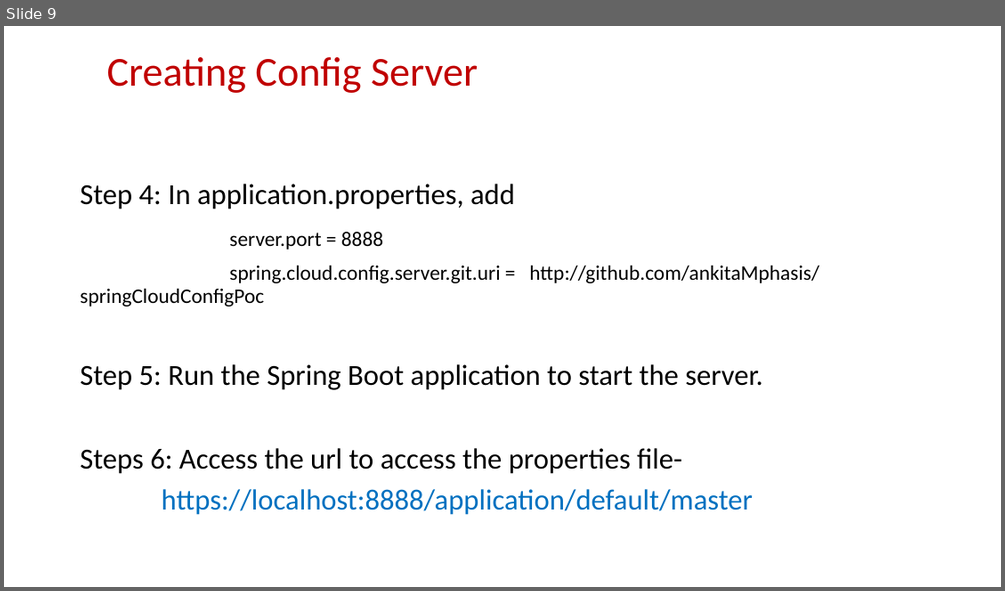
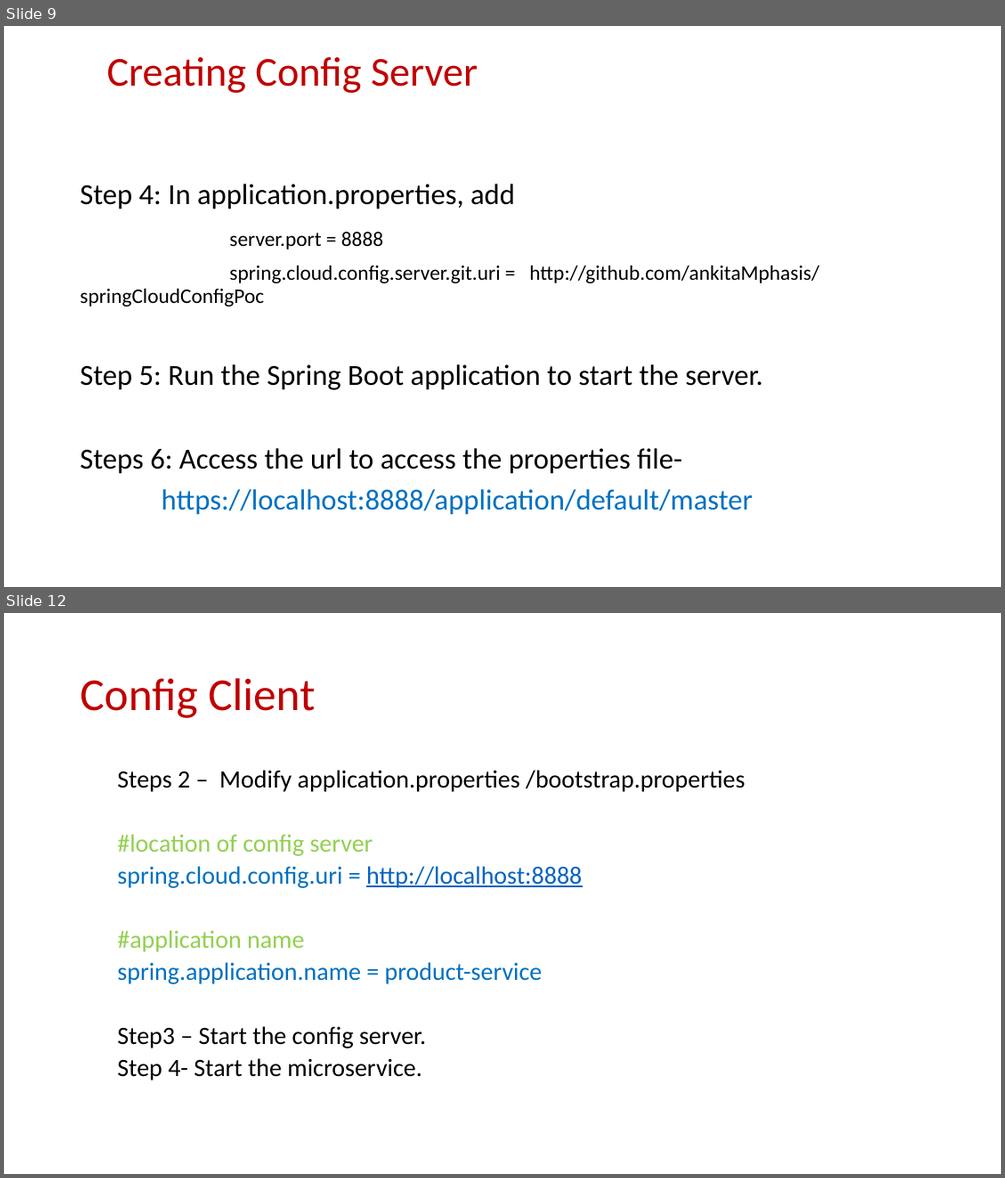
Before and after one commit to teamcryptic/spring-cloud-config-demo, a slide deck: Spring Cloud Config.pptx. Shown one above the other, each under a label of ours: slide 9 before the commit, slides 9 and 12 after it; the slides between them are not shown. The pictures are 1005x591 and 1005x1178 pixels, drawn with LibreOffice and Linux fonts; fonts in the diff are those of the drawing. Boxes give left, top, right and bottom in pixels: in the first picture for what was removed or moved away, otherwise in the second. Text is boxed around its words. In the diff, an @@ line names an element or a change of style, - is before the commit and + after.

Commit message:
PresentationSplingCLoudConfig

```diff
--- a/Spring Cloud Config.pptx
+++ b/Spring Cloud Config.pptx
@@ slide 12 added at (4,613,1001,1174), background #FFFFFF @@
@@ title added at (80,678,315,718), 44 pt, text #C00000 @@
+Config Client
@@ text added at (117,770,744,1080), 24 pt, text #000000 @@
+  Steps 2 – Modify application.properties /bootstrap.properties
+  #location of config server
+  spring.cloud.config.uri = http://localhost:8888
+  #application name
+  spring.application.name = product-service
+  Step3 – Start the config server.
+  Step 4- Start the microservice.
```
Also in this commit, not shown: 2 slides changed, 2 other slides added.
